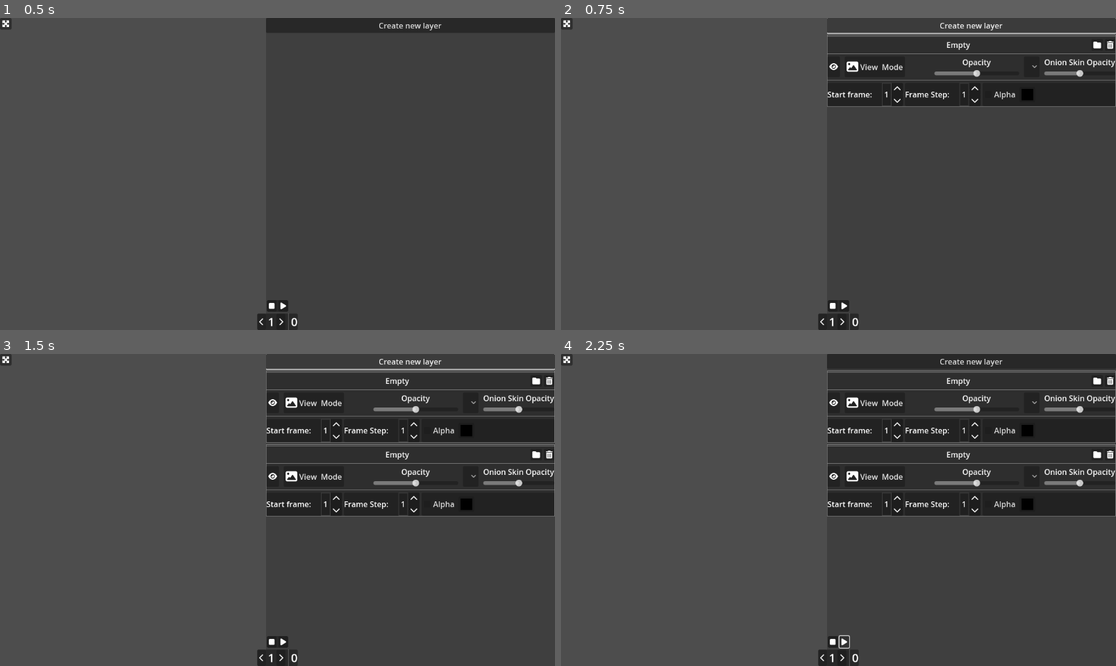
Above: before the commit, frames 1-4 (two rows, left to right).
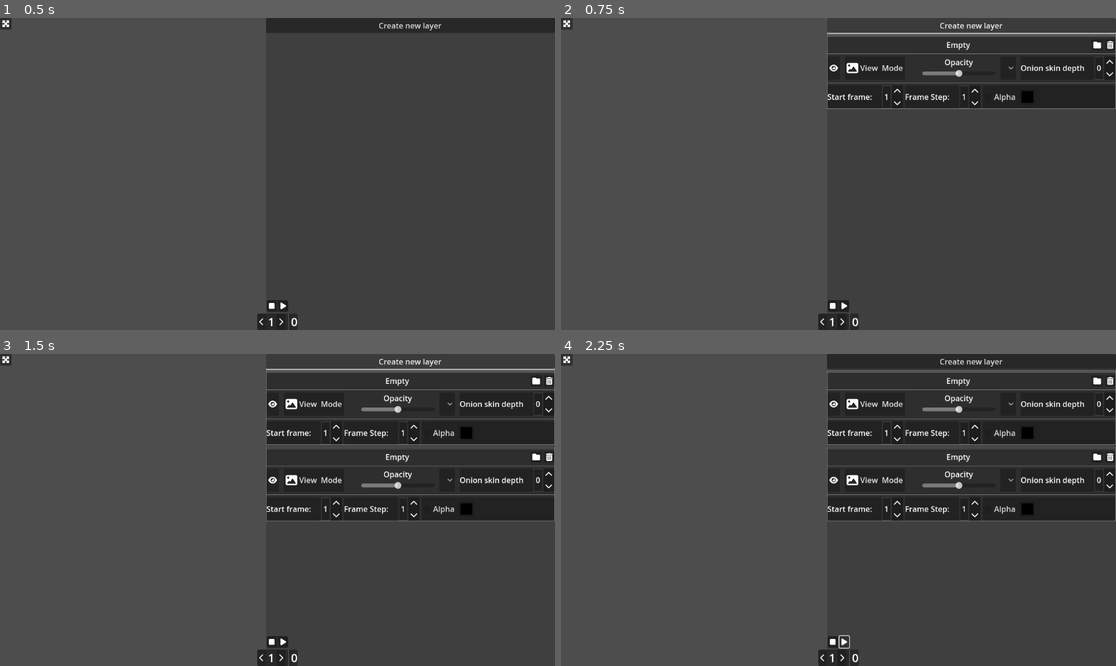
Above: after the commit, the same moments.

Repository: NectoT/GodotLayeredSlideshows
Game: Godot game, scene res://scenes/App.tscn
Two runs of this game, one before a commit and one after it. Both use one fixed random seed, a clock stepped at 60 frames per second and the inputs below.
Inputs (mouse positions are in pixels of both pictures, inside the frame that each line leads up to):
- Up to frame 1 (0.5 s): no input
- Up to frame 2 (0.75 s): click "Create new layer" at 0.5 s
- Up to frame 3 (1.5 s): click "Create new layer" at 1.25 s
- Up to frame 4 (2.25 s): click (844, 641) at 2 s

Frame 1 is identical in both runs. In frame 2, 1.8% of the frame differs, in the area x 47-100%, y 13-30%; in frame 3, 5.0%, in the area x 47-100%, y 13-54%; in frame 4, 5.0%.

Commit message:
Onion Skin настраивается кол-вом слоёв или кадром, для которого существует onion_skin

Diff:
--- a/scenes/LayerConfig.tscn
+++ b/scenes/LayerConfig.tscn
@@ -1,10 +1,9 @@
-[gd_scene load_steps=15 format=3 uid="uid://xuhx2e6vglvy"]
+[gd_scene load_steps=14 format=3 uid="uid://xuhx2e6vglvy"]
 
 [ext_resource type="Script" path="res://ui/layer_settings.gd" id="1_ttgk4"]
 [ext_resource type="Texture2D" uid="uid://bmn3desr6qvxu" path="res://icons/image-solid.svg" id="2_0n4xy"]
 [ext_resource type="Texture2D" uid="uid://db3k2b3bhhb50" path="res://icons/pencil-solid.svg" id="2_d4o61"]
 [ext_resource type="Texture2D" uid="uid://c2klsiey7ripi" path="res://icons/eye-solid.svg" id="2_lrkfy"]
-[ext_resource type="Texture2D" uid="uid://bm62wvf0bnyqb" path="res://icons/onion_disabled.svg" id="3_1vofp"]
 [ext_resource type="Texture2D" uid="uid://dka5kiod5hfo8" path="res://icons/eye-slash-solid.svg" id="4_48ejy"]
 [ext_resource type="Texture2D" uid="uid://dg2naadl83m8m" path="res://icons/onion_active.svg" id="4_pndpk"]
 [ext_resource type="Script" path="res://ui/toggle_button.gd" id="5_hekvm"]
@@ -22,7 +21,7 @@
 border_width_bottom = 1
 border_color = Color(0.541176, 0.541176, 0.541176, 1)
 
-[node name="LayerConfig" type="PanelContainer" node_paths=PackedStringArray("file_dialog", "visibility_button", "opacity_slider", "onion_skin_selector", "onion_skin_opacity_slider", "directory_name_label", "start_frame_input")]
+[node name="LayerConfig" type="PanelContainer" node_paths=PackedStringArray("file_dialog", "visibility_button", "opacity_slider", "onion_skin_selector", "onion_skin_frame_input", "onion_skin_depth_input", "directory_name_label", "start_frame_input")]
 custom_minimum_size = Vector2(0, 50)
 offset_right = 423.0
 offset_bottom = 50.0
@@ -32,7 +31,8 @@
 visibility_button = NodePath("VBoxContainer/HBoxContainer/VisibilityButton")
 opacity_slider = NodePath("VBoxContainer/HBoxContainer/OpacityContainer/OpacitySlider")
 onion_skin_selector = NodePath("VBoxContainer/HBoxContainer/OnionSkinOption")
-onion_skin_opacity_slider = NodePath("VBoxContainer/HBoxContainer/OnionOpacityContainer/OnionOpacitySlider")
+onion_skin_frame_input = NodePath("VBoxContainer/HBoxContainer/OnionSkinFrame")
+onion_skin_depth_input = NodePath("VBoxContainer/HBoxContainer/OnionSkinDepth")
 directory_name_label = NodePath("VBoxContainer/HBoxContainer2/DirectoryName")
 start_frame_input = NodePath("VBoxContainer/LowerSettings/StartFrame")
 
@@ -110,32 +110,25 @@
 [node name="OnionSkinOption" type="OptionButton" parent="VBoxContainer/HBoxContainer"]
 layout_mode = 2
 expand_icon = true
-item_count = 3
+item_count = 2
 selected = 0
 popup/item_0/text = ""
-popup/item_0/icon = ExtResource("3_1vofp")
+popup/item_0/icon = ExtResource("4_pndpk")
 popup/item_0/id = 0
 popup/item_1/text = ""
-popup/item_1/icon = ExtResource("4_pndpk")
+popup/item_1/icon = ExtResource("9_jcd0e")
 popup/item_1/id = 1
-popup/item_2/text = ""
-popup/item_2/icon = ExtResource("9_jcd0e")
-popup/item_2/id = 2
 
-[node name="OnionOpacityContainer" type="VBoxContainer" parent="VBoxContainer/HBoxContainer"]
+[node name="OnionSkinDepth" parent="VBoxContainer/HBoxContainer" instance=ExtResource("5_vgt5k")]
 layout_mode = 2
+label_text = "Onion skin depth"
 
-[node name="Label" type="Label" parent="VBoxContainer/HBoxContainer/OnionOpacityContainer"]
+[node name="OnionSkinFrame" parent="VBoxContainer/HBoxContainer" instance=ExtResource("5_vgt5k")]
+visible = false
 layout_mode = 2
-text = "Onion Skin Opacity"
-horizontal_alignment = 1
-
-[node name="OnionOpacitySlider" type="HSlider" parent="VBoxContainer/HBoxContainer/OnionOpacityContainer"]
-layout_mode = 2
-size_flags_horizontal = 3
-max_value = 1.0
-step = 0.01
-value = 0.5
+label_text = "Onion skin frame:"
+number = -1
+min_number = -1000
 
 [node name="HSeparator3" type="HSeparator" parent="VBoxContainer"]
 layout_mode = 2
@@ -177,7 +170,8 @@
 [connection signal="pressed" from="VBoxContainer/HBoxContainer/ModeButton" to="." method="_on_mode_button_pressed"]
 [connection signal="value_changed" from="VBoxContainer/HBoxContainer/OpacityContainer/OpacitySlider" to="." method="_on_opacity_slider_changed"]
 [connection signal="item_selected" from="VBoxContainer/HBoxContainer/OnionSkinOption" to="." method="_on_onion_option_selected"]
-[connection signal="value_changed" from="VBoxContainer/HBoxContainer/OnionOpacityContainer/OnionOpacitySlider" to="." method="_on_onion_opacity_slider_changed"]
+[connection signal="number_changed" from="VBoxContainer/HBoxContainer/OnionSkinDepth" to="." method="_on_onion_skin_depth_input_changed"]
+[connection signal="number_changed" from="VBoxContainer/HBoxContainer/OnionSkinFrame" to="." method="_on_onion_skin_frame_input_changed"]
 [connection signal="number_changed" from="VBoxContainer/LowerSettings/StartFrame" to="." method="_on_frame_start_input_changed"]
 [connection signal="number_changed" from="VBoxContainer/LowerSettings/FrameStep" to="." method="_on_frame_step_input_changed"]
 [connection signal="toggled" from="VBoxContainer/LowerSettings/AlphaPanel/VBoxContainer/CheckBox" to="." method="_on_alpha_checkbox_toggled"]
--- a/ui/layer_display.gd
+++ b/ui/layer_display.gd
@@ -7,8 +7,8 @@
 
 enum OnionSkinMode {
 	OFF,
-	PREVIOUS,
-	FIRST  ## Показывается силуэт первого кадра
+	PREVIOUS,  ## Показываются силуэты предыдущих кадров
+	FRAME  ## Показывается силуэт выбранного кадра
 }
 
 signal frame_amount_changed(frame_amount: int)
@@ -41,23 +41,31 @@
 		_set_frame()
 		frame_amount_changed.emit(total_frames())
 
-var onion_skin_mode: OnionSkinMode = OnionSkinMode.OFF:
+var onion_skin_mode: OnionSkinMode = OnionSkinMode.PREVIOUS:
 	set(value):
 		if value != onion_skin_mode:
 			onion_skin_mode = value
 			_update_onion_skins()
 
+var _onion_skin_opacity_step = 0.2
+var _min_onion_skin_opacity = 0.1
+
+var onion_skin_frame: int = -1:
+	set(value):
+		onion_skin_frame = value
+		_update_onion_skins()
+
+var onion_skin_depth: int = 0:
+	set(value):
+		onion_skin_depth = value
+		_update_onion_skins()
+
 var opacity: float:
 	set(value):
 		mainRect.modulate.a = value
 		_update_onion_skins()
 	get:
 		return mainRect.modulate.a
-
-var onion_skin_opacity_step = 0.5:
-	set(value):
-		onion_skin_opacity_step = value
-		_update_onion_skins()
 
 var is_playing = false:
 	set(value):
@@ -144,57 +152,68 @@
 			rect.queue_free()
 		return
 
-	if onion_skin_mode == OnionSkinMode.FIRST:
-		_update_first_frame_onion_skin()
+	if onion_skin_mode == OnionSkinMode.FRAME:
+		_update_frame_onion_skin()
 		return
 
 	var sorted_filenames: Array[String] = _get_sorted_filenames()
 	var onion_rects = onion_skin_holder.get_children()
-	var onion_skin_opacity = opacity - onion_skin_opacity_step
-	print(onion_skin_opacity)
-	var skin_amount: int = 0
-	while onion_skin_opacity > 0:
-		skin_amount += 1
-
-		var frame = current_frame - skin_amount
-		if frame < 0:
-			break
+	var onion_skin_opacity = opacity - _onion_skin_opacity_step
+	var frame = current_frame
+	for i in range(onion_skin_depth):
+		frame -= 1
+		if frame == 0:
+			frame -= 1
 
 		var onion_skin: TextureRect
-		if len(onion_rects) < skin_amount:
+		if len(onion_rects) <= i:
 			onion_skin = mainRect.duplicate() as TextureRect
 			onion_skin_holder.add_child(onion_skin)
 			onion_skin_holder.move_child(onion_skin, 0)
 		else:
-			onion_skin = onion_rects[skin_amount - 1]
+			onion_skin = onion_rects[i]
 
 		onion_skin.modulate.a = onion_skin_opacity
 		var file_index = get_file_index(frame)
 		if file_index == -1:
 			onion_skin.texture = null
+			return
 		else:
 			onion_skin.texture = _images[file_index]
 
-		onion_skin_opacity -= onion_skin_opacity_step
-
-	for i in range(skin_amount, len(onion_rects)):
+		onion_skin_opacity -= _onion_skin_opacity_step
+		onion_skin_opacity = max(_min_onion_skin_opacity, _onion_skin_opacity_step)
+
+	for i in range(onion_skin_depth, len(onion_rects)):
 		onion_rects[i].queue_free()
+
+# https://stackoverflow.com/a/60182730
+func _python_modulo(n: int, base: int) -> int:
+	return n - floor(n/float(base)) * base
 
 ## Возвращает индекс файла, соответствующий переданному кадру, или -1, если
 ## для кадра нет подходящего файла. Считается на основе шага и режима слоя
 func get_file_index(frame: int) -> int:
+	var zero_based_frame = frame - 1 if frame > 0 else -1
+
+	if _dir_files_amount == 0:
+		return -1
+
 	if mode == Mode.DRAW:
-		var index = start_file_index + (frame - 1) * frame_step
+		var index = start_file_index + zero_based_frame * frame_step
 		if index >= _dir_files_amount:
 			return -1
-		return index % _dir_files_amount
-	elif _dir_files_amount == 0:
-		return 0
+		return _python_modulo(index, _dir_files_amount)
 	else:
-		return (start_file_index + (frame - 1) * frame_step) % _dir_files_amount
-
-
-func _update_first_frame_onion_skin():
+		print(_python_modulo(
+			start_file_index + zero_based_frame * frame_step, _dir_files_amount
+		))
+		return _python_modulo(
+			start_file_index + zero_based_frame * frame_step, _dir_files_amount
+		)
+
+
+func _update_frame_onion_skin():
 	if _dir_files_amount == 0:
 		return
 
@@ -209,8 +228,9 @@
 	else:
 		onion_rect = onion_rects[0] as TextureRect
 
-	onion_rect.texture = _images[0]
-	onion_rect.modulate.a = opacity - onion_skin_opacity_step
+	onion_rect.texture = _images[get_file_index(onion_skin_frame)]
+	onion_rect.modulate.a = opacity - _onion_skin_opacity_step
+	onion_rect.modulate.a = max(_min_onion_skin_opacity, onion_rect.modulate.a)
 
 
 func _a_modified_earlier_than_b(a_filename: String, b_filename: String) -> bool:
--- a/ui/layer_settings.gd
+++ b/ui/layer_settings.gd
@@ -1,8 +1,11 @@
 class_name LayerConfig extends Control
 
 class ModeSettings:
-	var onion_skin_mode = Layer.OnionSkinMode.OFF
-	var onion_skin_opacity = 0.5
+	var onion_skin_mode = Layer.OnionSkinMode.PREVIOUS
+	## Какой силуэт кадра показывать, если действует режим FRAME
+	var onion_skin_frame = -1
+	## Сколько силуэтов кадров показывать, если действует режим PREVIOUS
+	var onion_skin_depth = 0
 	var opacity = 0.5
 
 signal layer_display_deleted
@@ -13,7 +16,8 @@
 
 @export var opacity_slider: HSlider
 @export var onion_skin_selector: OptionButton
-@export var onion_skin_opacity_slider: HSlider
+@export var onion_skin_frame_input: NumberInput
+@export var onion_skin_depth_input: NumberInput
 
 @export var directory_name_label: Label
 
@@ -52,6 +56,16 @@
 	layer.onion_skin_opacity_step = 1 - value
 
 
+func _on_onion_skin_frame_input_changed(number: int):
+	current_settings.onion_skin_frame = number
+	layer.onion_skin_frame = number
+
+
+func _on_onion_skin_depth_input_changed(number: int):
+	current_settings.onion_skin_depth = number
+	layer.onion_skin_depth = number
+
+
 func _on_directory_button_pressed():
 	file_dialog.visible = true
 
@@ -62,8 +76,10 @@
 
 
 func _on_onion_option_selected(option_id: int):
-	current_settings.onion_skin_mode = option_id
-	layer.onion_skin_mode = option_id
+	current_settings.onion_skin_mode = option_id + 1
+	layer.onion_skin_mode = option_id + 1
+	onion_skin_frame_input.visible = layer.onion_skin_mode == Layer.OnionSkinMode.FRAME
+	onion_skin_depth_input.visible = !onion_skin_frame_input.visible
 
 
 func _on_delete_button_pressed():
@@ -114,15 +130,20 @@
 func _apply_settings(layer: Layer, settings: ModeSettings):
 	layer.opacity = settings.opacity
 	layer.onion_skin_mode = settings.onion_skin_mode
-	layer.onion_skin_opacity_step = settings.onion_skin_opacity
+	layer.onion_skin_frame = settings.onion_skin_frame
+	layer.onion_skin_depth = settings.onion_skin_depth
 
 
 ## Синхронизирует значения в UI-элементах, отвечающих за настройки, связанные
 ## с режимом слоя
 func _sync_ui_with_settings(settings: ModeSettings):
 	opacity_slider.value = settings.opacity
-	onion_skin_selector.select(settings.onion_skin_mode)
-	onion_skin_opacity_slider.value = settings.onion_skin_opacity
+	onion_skin_selector.select(settings.onion_skin_mode - 1)
+	onion_skin_frame_input.number = settings.onion_skin_frame
+	onion_skin_depth_input.number = settings.onion_skin_depth
+
+	onion_skin_frame_input.visible = layer.onion_skin_mode == Layer.OnionSkinMode.FRAME
+	onion_skin_depth_input.visible = !onion_skin_frame_input.visible
 
 
 func _process(delta: float) -> void:
